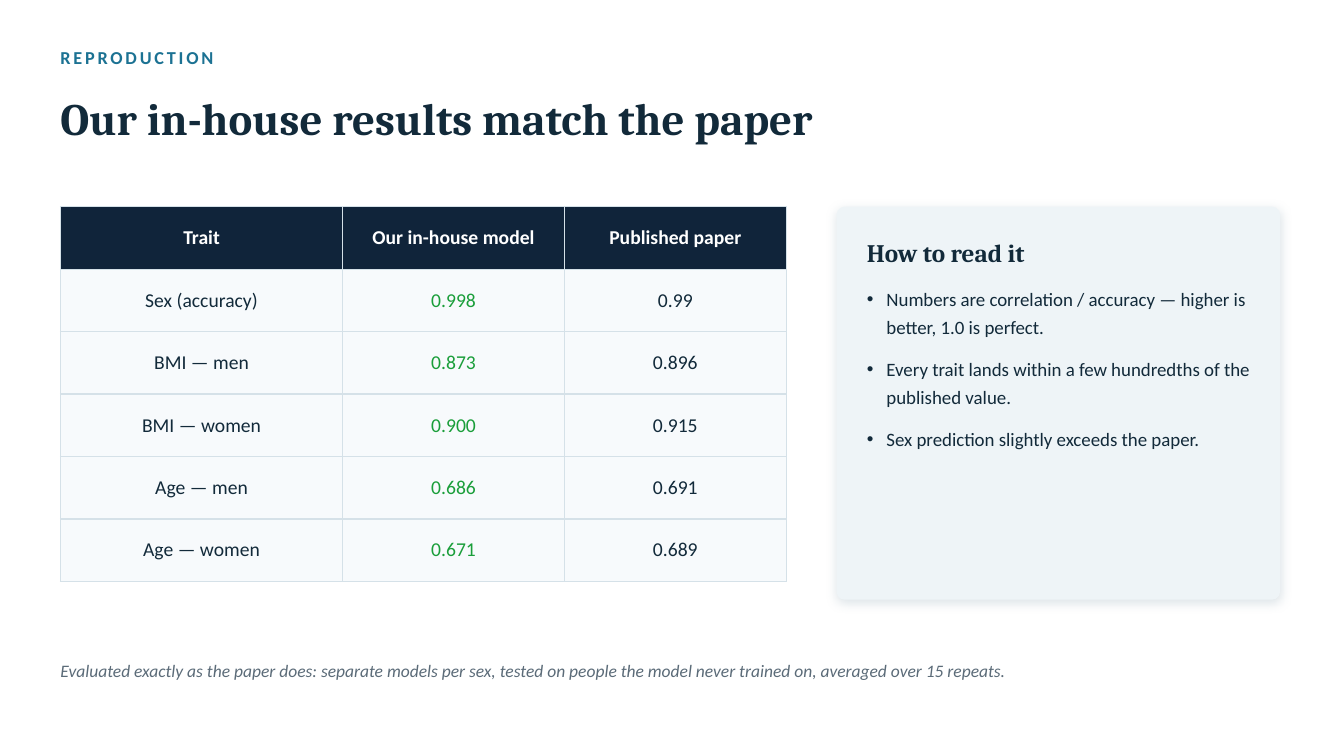
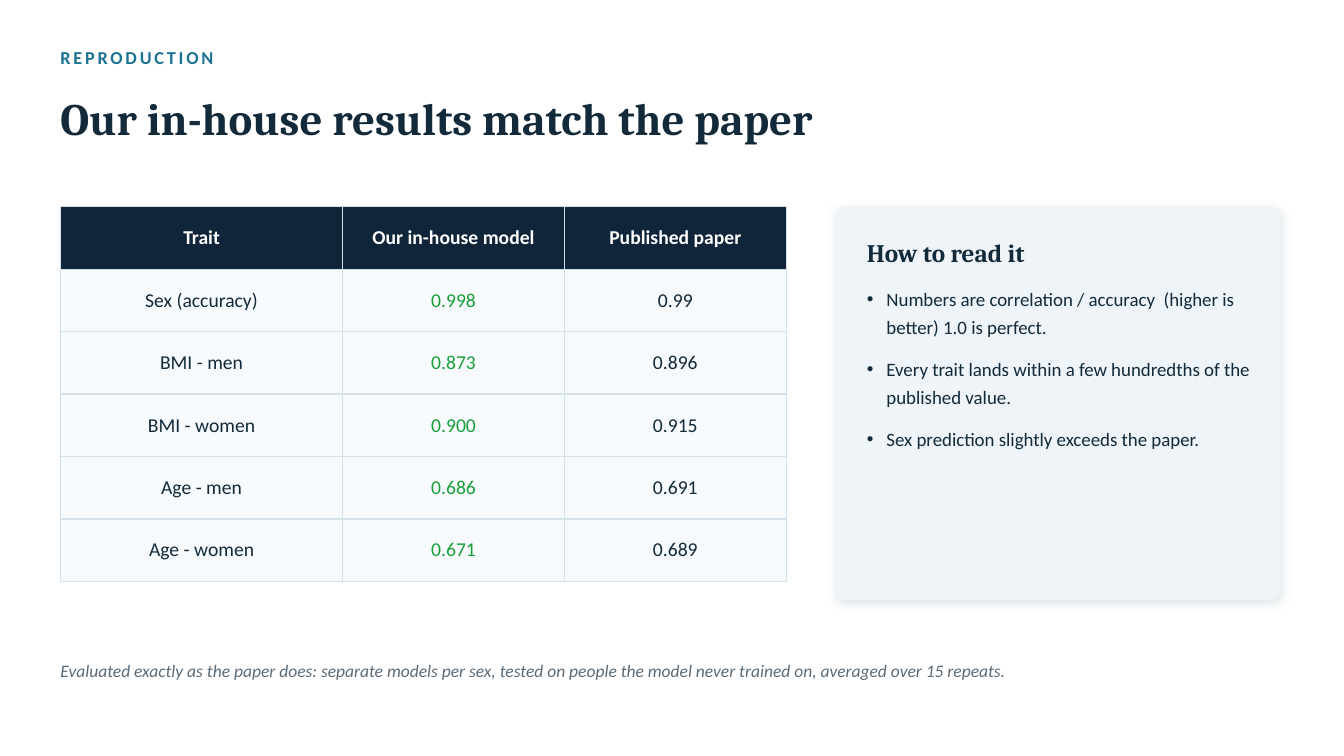
Before and after one commit to AdamGabet/GaitPredict, a slide deck: slide 6 of BioPilot/03_deliverables/Part1_Gait_Model_Migration.pptx. Drawn at 1344x756 pixels with LibreOffice and Linux fonts; fonts in the diff are those of the drawing. Boxes give left, top, right and bottom in pixels: in the first picture for what was removed or moved away, otherwise in the second. Text is boxed around its words. In the diff, an @@ line names an element or a change of style, - is before the commit and + after.

```diff
--- a/BioPilot/03_deliverables/Part1_Gait_Model_Migration.pptx
+++ b/BioPilot/03_deliverables/Part1_Gait_Model_Migration.pptx
@@ table at bbox=[60, 207, 786, 582] @@
-row 3, column 1: BMI — men
+row 3, column 1: BMI - men
-row 4, column 1: BMI — women
+row 4, column 1: BMI - women
-row 5, column 1: Age — men
+row 5, column 1: Age - men
-row 6, column 1: Age — women
+row 6, column 1: Age - women
@@ text at bbox=[886, 292, 1234, 337]: text changed @@
-• Numbers are correlation / accuracy — higher is better, 1.0 is perfect.
+• Numbers are correlation / accuracy (higher is better) 1.0 is perfect.
```
Also in this commit, not shown: 7 other slides changed, 1 other file.
